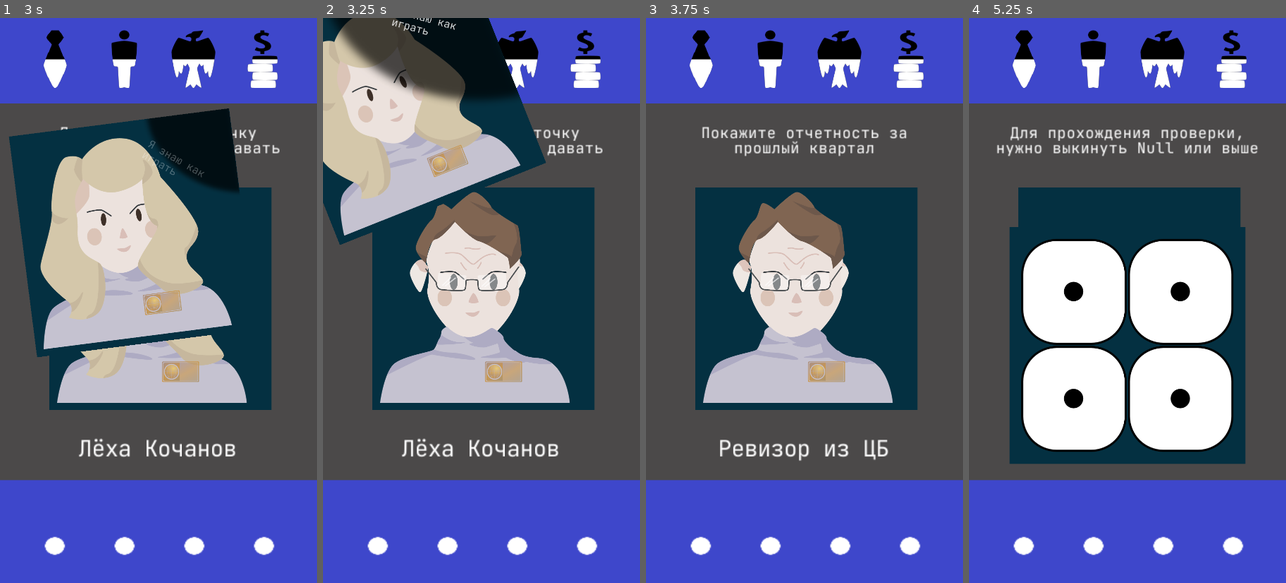
Above: before the commit, frames 1-4 (left to right).
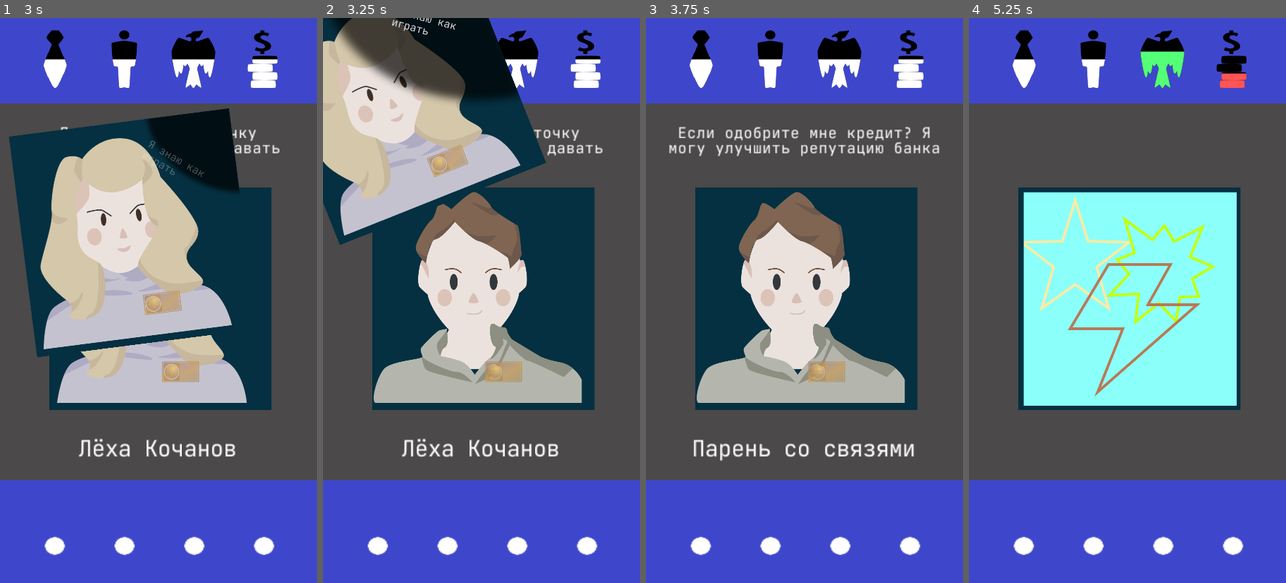
Above: after the commit, the same moments.

Repository: Nothengem/Detectivus
Game: Godot game, scene res://Scenes/StartMenu.tscn
Two runs of this game, one before a commit and one after it. Both use one fixed random seed, a clock stepped at 60 frames per second and the inputs below.
Inputs (mouse positions are in pixels of both pictures, inside the frame that each line leads up to):
- Up to frame 1 (3 s): tap Enter at 0.5, 2 s; move the mouse to (228, 272) at 0.52 s; click (228, 272) at 0.67 s; tap Space at 1.25, 2.75 s; drag from (158, 306) to (142, 413) at 1.27 s; move the mouse to (190, 176) at 2.02 s; click (190, 176) at 2.17 s; drag from (142, 413) to (63, 215) at 2.77 s
- Up to frame 2 (3.25 s): no input
- Up to frame 3 (3.75 s): drag from (804, 306) to (820, 300) at 3.52 s
- Up to frame 4 (5.25 s): tap Enter at 4.25 s; drag from (1032, 215) to (1127, 306) at 4.27 s; move the mouse to (1143, 300) at 5.02 s; click (1143, 300) at 5.17 s

Frame 1 is identical in both runs. In frame 2, 6.3% of the frame differs, in the area x 16-82%, y 40-69%; in frame 3, 8.6%; in frame 4, 37%, in the area x 8-92%, y 5-79%.
Error after the commit: Invalid get index '1' (on base: 'Nil'). (res://Scenes/NextCharacter.gd:63)

Commit message:
Начали что-то чинить

Diff:
--- a/DataBase/CardDataBase.gd
+++ b/DataBase/CardDataBase.gd
@@ -9,7 +9,10 @@
 	Random6, Random7, Random8, Random9, Random10, Random11, Random12,
 	Random13, Random13a, Random13b, Random14, Random15, Random16, Random17,
 	Random17a, Random18, Random18a, Random19, Random20, Random21, Random21a,
-	Random22, Random22a, Random23
+	Random22, Random22a, Random23, Random24,
+
+	TeamUp, CustomersUp, CentralBankUp, MoneyUp,
+	TeamDown, CustomersDown, CentralBankDown, MoneyDown,
 
 	LooseTopHealth, LooseBottomHealth, LooseTopLaw,
 	LooseBottomLaw, LooseTopBanditism, LooseBottomBanditism,
@@ -716,7 +719,7 @@
 		"Random",
 		"CentralBankDice1"],
 
-		"Random23" :
+	"Random23" :
 		["Characters",
 		"IlonMask", #кто говорит
 		"Пришел журналист. Ответишь ему на пару вопросов?", #что говорит
@@ -735,6 +738,178 @@
 		"Random",
 		"MiniCardMix1"],
 
+	"Random24" :
+		["Characters",
+		"AnastasiyaCherevatkina", #кто говорит
+		"Если одобрите мне кредит? Я могу улучшить репутацию банка", #что говорит
+		"Парень со связями", #Имя говорящего
+		"Нет, правила есть правила", #Ответ на лево
+		"Держи и делай свою магию", #ответ на право
+		-10, #Ренессанс на лево 6
+		-15, #Люди на лево 7
+		-20, #ЦБ на лево 8
+		0, #Деньги на лево 9
+		0, #Ренессанс на право 10
+		0, #Люди на право 11
+		+10, #ЦБ на право 12
+		-20, #Деньги на право 13
+		"Status",
+		"Random",
+		"TeamUp"],
+
+	"TeamUp" :
+		["StatusScreen", #ссылка на папку персонажей 0
+		"LooseTopHealth", #кто говорит 1
+		"Дух Банка ратет. Многие устраиваются к вам на работу", #что говорит 2
+		"Рост Банка", #Имя говорящего 3
+		" ", #Ответ на лево 4
+		" ", #ответ на право 5
+		0, #Ренессанс на лево 6
+		0, #Люди на лево 7
+		0, #ЦБ на лево 8
+		0, #Деньги на лево 9
+		0, #Ренессанс на право 10
+		0, #Люди на право 11
+		0, #ЦБ на право 12
+		0, #Деньги на право 13
+		"Random",
+		"Random",
+		"None"],
+
+	"CustomersUp" :
+		["StatusScreen", #ссылка на папку персонажей 0
+		"LooseTopHealth", #кто говорит 1
+		"О Банке ходят хорошие слухи. Осторожно, радостные клиенты - это тоже опастность", #что говорит 2
+		"В лучах славы", #Имя говорящего 3
+		" ", #Ответ на лево 4
+		" ", #ответ на право 5
+		0, #Ренессанс на лево 6
+		0, #Люди на лево 7
+		0, #ЦБ на лево 8
+		0, #Деньги на лево 9
+		0, #Ренессанс на право 10
+		0, #Люди на право 11
+		0, #ЦБ на право 12
+		0, #Деньги на право 13
+		"Random",
+		"Random",
+		"None"],
+
+	"CentralBankUp" :
+		["StatusScreen", #ссылка на папку персонажей 0
+		"LooseTopHealth", #кто говорит 1
+		"Ваши действия вызвали черезу проверок в Банке. Обстановка накаляется", #что говорит 2
+		"Большой Брат не дремлет", #Имя говорящего 3
+		" ", #Ответ на лево 4
+		" ", #ответ на право 5
+		0, #Ренессанс на лево 6
+		0, #Люди на лево 7
+		0, #ЦБ на лево 8
+		0, #Деньги на лево 9
+		0, #Ренессанс на право 10
+		0, #Люди на право 11
+		0, #ЦБ на право 12
+		0, #Деньги на право 13
+		"Random",
+		"Random",
+		"None"],
+
+	"MoneyUp" :
+		["StatusScreen", #ссылка на папку персонажей 0
+		"LooseTopHealth", #кто говорит 1
+		"Деньги идут в Банк сами. Распоряжайтесь ими грамотно. Успех не вечен.", #что говорит 2
+		"Головокружение от успехов", #Имя говорящего 3
+		" ", #Ответ на лево 4
+		" ", #ответ на право 5
+		0, #Ренессанс на лево 6
+		0, #Люди на лево 7
+		0, #ЦБ на лево 8
+		0, #Деньги на лево 9
+		0, #Ренессанс на право 10
+		0, #Люди на право 11
+		0, #ЦБ на право 12
+		0, #Деньги на право 13
+		"Random",
+		"Random",
+		"None"],
+
+	"TeamDown" :
+		["StatusScreen", #ссылка на папку персонажей 0
+		"LooseTopHealth", #кто говорит 1
+		"Не смотря на все ваши старания? в Банке падает моральный дух", #что говорит 2
+		"Массовые увольнения", #Имя говорящего 3
+		" ", #Ответ на лево 4
+		" ", #ответ на право 5
+		0, #Ренессанс на лево 6
+		0, #Люди на лево 7
+		0, #ЦБ на лево 8
+		0, #Деньги на лево 9
+		0, #Ренессанс на право 10
+		0, #Люди на право 11
+		0, #ЦБ на право 12
+		0, #Деньги на право 13
+		"Random",
+		"Random",
+		"None"],
+
+	"CustomersDown" :
+		["StatusScreen", #ссылка на папку персонажей 0
+		"LooseTopHealth", #кто говорит 1
+		"Чтобы вы не сделалиб, клиентам это не нравится. О вас говорят негативно", #что говорит 2
+		"Дурная репутация", #Имя говорящего 3
+		" ", #Ответ на лево 4
+		" ", #ответ на право 5
+		0, #Ренессанс на лево 6
+		0, #Люди на лево 7
+		0, #ЦБ на лево 8
+		0, #Деньги на лево 9
+		0, #Ренессанс на право 10
+		0, #Люди на право 11
+		0, #ЦБ на право 12
+		0, #Деньги на право 13
+		"Random",
+		"Random",
+		"None"],
+
+	"CentralBankDown" :
+		["StatusScreen", #ссылка на папку персонажей 0
+		"LooseTopHealth", #кто говорит 1
+		"Центральный Банк теряет интерес к вашему Банку. Это хорошо?", #что говорит 2
+		"Игра по правилам", #Имя говорящего 3
+		" ", #Ответ на лево 4
+		" ", #ответ на право 5
+		0, #Ренессанс на лево 6
+		0, #Люди на лево 7
+		0, #ЦБ на лево 8
+		0, #Деньги на лево 9
+		0, #Ренессанс на право 10
+		0, #Люди на право 11
+		0, #ЦБ на право 12
+		0, #Деньги на право 13
+		"Random",
+		"Random",
+		"None"],
+
+	"MoneyDown" :
+		["StatusScreen", #ссылка на папку персонажей 0
+		"LooseTopHealth", #кто говорит 1
+		"Ваша активность ведет к постоянным тратам. Казна уменьшается", #что говорит 2
+		"Финансовые расходы", #Имя говорящего 3
+		" ", #Ответ на лево 4
+		" ", #ответ на право 5
+		0, #Ренессанс на лево 6
+		0, #Люди на лево 7
+		0, #ЦБ на лево 8
+		0, #Деньги на лево 9
+		0, #Ренессанс на право 10
+		0, #Люди на право 11
+		0, #ЦБ на право 12
+		0, #Деньги на право 13
+		"Random",
+		"Random",
+		"None"],
+
+
 	"LooseTopHealth" :
 		["LooseScreen", #ссылка на папку персонажей 0
 		"LooseTopHealth", #кто говорит 1
--- /dev/null
+++ b/DataBase/StatusDataBase.gd
@@ -0,0 +1,19 @@
+extends Node
+
+enum {
+	TeamUp, CustomersUp, CentralBankUp, MoneyUp,
+	TeamDown, CustomersDown, CentralBankDown, MoneyDown
+}
+
+
+#Формат - Наименование ивента : [на что влияет, сколько времени, скорость изменения в сек, в какую сторону?]
+const DATA = {
+	TeamUp : ["Scriptwriter.Heath_var", 20, 4, "Up"],
+	CustomersUp : ["Scriptwriter.Law_var", 20, 4, "Up"],
+	CentralBankUp : ["Scriptwriter.Banditism_var", 20, 4, "Up"],
+	MoneyUp : ["Scriptwriter.Luck_var", 20, 4, "Up"],
+	TeamDown : ["Scriptwriter.Heath_var", 20, 4, "Down"],
+	CustomersDown : ["Scriptwriter.Law_var", 20, 4, "Down"],
+	CentralBankDown : ["Scriptwriter.Banditism_var", 20, 4, "Down"],
+	MoneyDown : ["Scriptwriter.Luck_var", 20, 4, "Down"]
+}
--- /dev/null
+++ b/IventStatusBox.gd
@@ -0,0 +1,13 @@
+extends CenterContainer
+
+var TeamUp
+var CustomersUp
+var CentralBankUp
+var MoneyUp
+var TeamDown
+var CustomersDown
+var CentralBankDown
+var ModeyDown
+
+func IventStatus1_start():
+	pass
--- /dev/null
+++ b/IventStatusBox.tscn
@@ -0,0 +1,40 @@
+[gd_scene load_steps=3 format=2]
+
+[ext_resource path="res://Scenes/IventStatus1.tscn" type="PackedScene" id=1]
+[ext_resource path="res://IventStatusBox.gd" type="Script" id=2]
+
+[node name="IventStatusBox" type="CenterContainer" groups=[
+"IventStatus",
+]]
+anchor_left = 0.5
+anchor_top = 0.864558
+anchor_right = 0.5
+anchor_bottom = 0.967892
+margin_left = -145.0
+margin_right = 145.0
+mouse_filter = 2
+script = ExtResource( 2 )
+__meta__ = {
+"_edit_use_anchors_": true
+}
+
+[node name="HBoxContainer" type="HBoxContainer" parent="."]
+margin_left = 15.0
+margin_top = 68.0
+margin_right = 275.0
+margin_bottom = 130.0
+mouse_filter = 2
+
+[node name="IventStatus1" parent="HBoxContainer" instance=ExtResource( 1 )]
+
+[node name="IventStatus2" parent="HBoxContainer" instance=ExtResource( 1 )]
+margin_left = 66.0
+margin_right = 128.0
+
+[node name="IventStatus3" parent="HBoxContainer" instance=ExtResource( 1 )]
+margin_left = 132.0
+margin_right = 194.0
+
+[node name="IventStatus4" parent="HBoxContainer" instance=ExtResource( 1 )]
+margin_left = 198.0
+margin_right = 260.0
--- a/Scenes/CharacterControl.gd
+++ b/Scenes/CharacterControl.gd
@@ -66,6 +66,9 @@
 		elif !Scriptwriter.FirstCard and Scriptwriter.CardType == "Tutorial" and Scriptwriter.CardType != "Characters":
 			Scriptwriter.card_var_generator()
 #			Animator.play("Appearance")
+
+		elif !Scriptwriter.FirstCard and Scriptwriter.CardType == "StatusScreen":
+			Scriptwriter.card_var_generator()
 
 		elif !Scriptwriter.FirstCard and Scriptwriter.CardChoose == "Random":
 			Scriptwriter.card_var_generator()
@@ -119,7 +122,7 @@
 		Hair.texture = load(Scriptwriter.CharacterHair)
 		Nose.texture = load(Scriptwriter.CharacterNose)
 
-	elif Scriptwriter.CardType == "LooseScreen":
+	elif Scriptwriter.CardType == "LooseScreen" or "StatusScreen":
 		$CharacterCard/Character.visible = false
 		$CharacterCard/IventPortrait.self_modulate = Color("ffffff")
 		$CharacterCard/IventPortrait.texture = load(Scriptwriter.CharacterPortrait)
@@ -181,6 +184,8 @@
 
 		if Scriptwriter.NextCardLeft == "Ivent":
 			get_tree().call_group("MainScene", "spawn_dice")
+		elif Scriptwriter.NextCardLeft == "Status":
+			get_tree().call_group("MainScene", "spawn_status") # в прошлый раз остановился здесь
 		elif Scriptwriter.NextCardLeft != "Ivent":
 			get_tree().call_group("MainScene", "spawn")
 
--- a/Scenes/MainScene.gd
+++ b/Scenes/MainScene.gd
@@ -6,11 +6,12 @@
 func _ready():
 	spawn()
 
+
+
 func spawn():
 	var scene = load("res://Scenes/CharacterControl.tscn")
 	var card = scene.instance()
 	add_child_below_node($Control, card, true)
-#	get_tree().call_group("NextCharacterCard", "got_left_right_choose_portraits")
 
 
 
@@ -23,6 +24,13 @@
 
 func spawn_cardmix():
 	var scene = load("res://Scenes/thimbles.tscn")
+	var card = scene.instance()
+	add_child_below_node($Control, card, true)
+
+
+
+func spawn_status():
+	var scene = load("res://Scenes/Dice.tscn")
 	var card = scene.instance()
 	add_child_below_node($Control, card, true)
 
--- a/Scriptwriter.gd
+++ b/Scriptwriter.gd
@@ -30,6 +30,7 @@
 
 #переменные для формирования ивента
 var IventInfo #хранение данных ивента
+var StatusInfo #хранение данных статуса
 var IventName
 var IventDifficulty
 var IventLoseText
@@ -85,6 +86,8 @@
 onready var PortraitPardDataBase = preload("res://DataBase/PortraitPartDataBase.gd")
 #предзагрузка БД всех мини-карточек
 onready var MiniCardDataBase = preload("res://DataBase/MiniCardDataBase.gd")
+#предзагрузка БД всех статусов
+onready var StatusDataBase = preload("res://DataBase/StatusDataBase.gd")
 
 func _ready():
 #	var Head = PortraitPardDataBase.DATA.get("Head")
@@ -105,7 +108,7 @@
 
 func level_massive_generator():
 	var level_composit
-	for i in range(1, 24):
+	for i in range(20, 25):
 		randomize()
 		level_composit = "Random" + str(i)
 		level_cards.append(level_composit)
@@ -143,17 +146,21 @@
 
 
 
-func card_var_generator():
+func card_var_generator(): #ПОХОЖЕ Я ЭТУ ШТУКУ ЗАПУСКАЮ 2 РАЗА ПРИ ЛУЗ СКРИНЕ (ПРОВЕРИТЬ)
 	if CardChoose == "LooseScreen": #проверяем что следующая карта проигрышная или нет
 		losecard()
 	elif CardChoose == "Random" or CardChoose == "Tutorial":
 		CardChoose = str(level_cards[0])
-		CardInfo = CardDataBase.DATA.get(CardChoose) #деффект проявился здесь
+		CardInfo = CardDataBase.DATA.get(CardChoose)
 		CharacterPortrait = CharacterPortraitDataBase.DATA.get(CardInfo[1])
 	elif CardChoose == "Ivent":
 		CardInfo = CardDataBase.DATA.get(CardChoose)
 		CharacterPortrait = CharacterPortraitDataBase.DATA.get(CardInfo[1])
-	elif !CardChoose == "Ivent" or "LooseScreen" or "Random" or "Tutorial":
+	elif CardChoose == "Status":
+		status_generator()
+		CardInfo = CardDataBase.DATA.get("Ivent")
+		CharacterPortrait = CharacterPortraitDataBase.DATA.get(CardInfo[1])
+	elif !CardChoose == "Ivent" or "LooseScreen" or "Random" or "Tutorial" or "Status":
 		CardInfo = CardDataBase.DATA.get(CardChoose)
 		CharacterPortrait = CharacterPortraitDataBase.DATA.get(CardInfo[1])
 
@@ -166,6 +173,8 @@
 		NextCardInfo = CardDataBase.DATA.get(level_cards[0])
 		get_tree().call_group("NextCharacterCard", "got_left_right_choose_portraits")
 	elif CardType == "LooseScreen":
+		get_tree().call_group("NextCharacterCard", "got_left_right_choose_portraits")
+	elif CardType == "StatusScreen":
 		get_tree().call_group("NextCharacterCard", "got_left_right_choose_portraits")
 
 
@@ -186,7 +195,7 @@
 		CharacterHair = str ("res://Resources/GFX/CharacterCotaint/Hair", "/", CharacterPortrait[10], ".png")
 		CharacterNose = str ("res://Resources/GFX/CharacterCotaint/Nose", "/", CharacterPortrait[11], ".png")
 
-	if CardType != "Tutorial" and CardType != "LooseScreen":
+	if CardType != "Tutorial" and "LooseScreen" and "Status":
 		level_cards.remove(0)
 
 	CardName = CardInfo[3] #Ввели в переменную текстовое значение имени карты из массива БД
@@ -206,6 +215,8 @@
 	CardIvent = CardInfo[16]
 	if NextCardRight == "Ivent":
 		ivent_generatior()
+	elif NextCardRight == "Status":
+		status_generator()
 	get_tree().call_group("CharacterControl", "card_generation")
 	get_tree().call_group("IventCard", "cardupdate")
 
@@ -213,3 +224,10 @@
 
 func ivent_generatior():
 	IventInfo = IventDataBase.DATA[IventDataBase.get(CardIvent)]
+
+
+
+func status_generator():
+	print(CardIvent)
+	StatusInfo = StatusDataBase.DATA[StatusDataBase.get(CardIvent)]
+	print(StatusInfo)
Not shown, changed: Resources/GFX/CharacterPortraits/LooseBottomLaw.PNG.import
